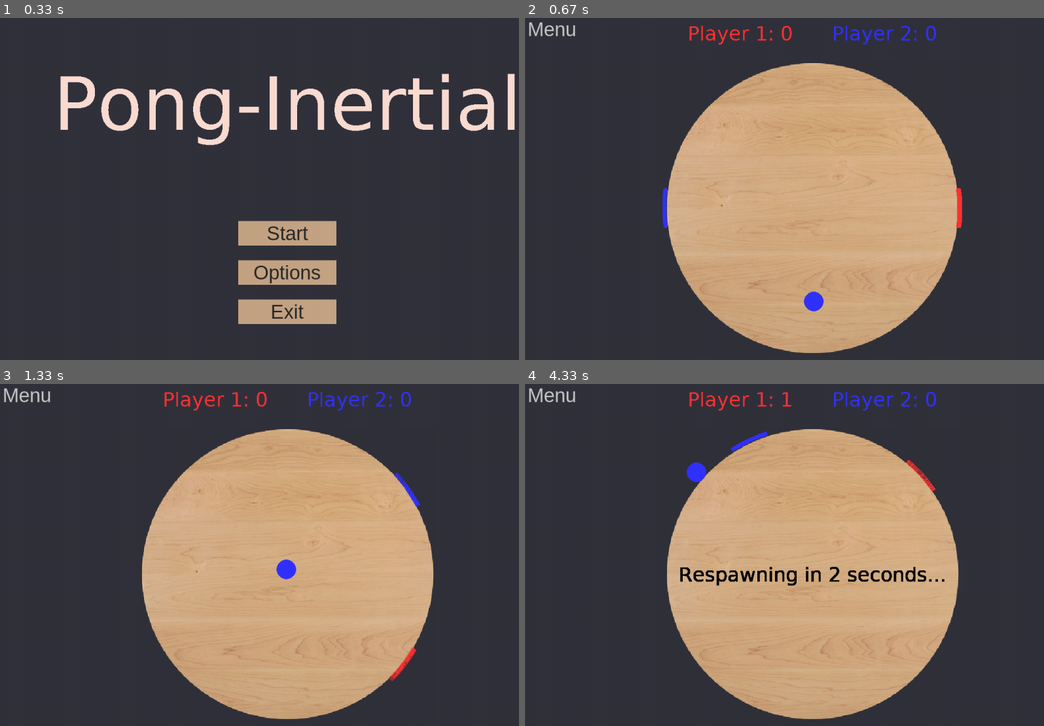
Above: before the commit, frames 1-4 (two rows, left to right).
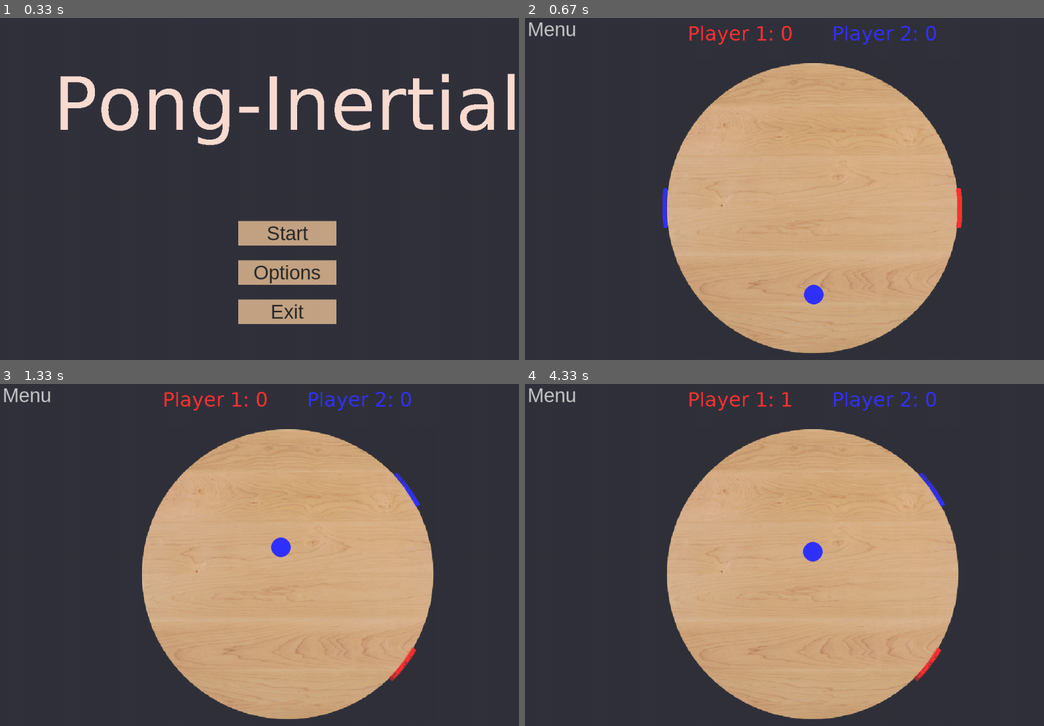
Above: after the commit, the same moments.

Repository: sandhyarottoo/phys-hackathon-2023
Game: pygame game, started from main.py
The game is run twice, just before and just after one commit, with the same random seed, the same clock (stepped at 60 frames per second) and the same inputs.
Inputs (mouse positions are in pixels of both pictures, inside the frame that each line leads up to):
- Up to frame 1 (0.33 s): no input
- Up to frame 2 (0.67 s): click (810, 233) at 0.38 s
- Up to frame 3 (1.33 s): hold Right 0.67-1.13 s; hold Right from 1.17 s (still down); hold D from 1.17 s (still down)
- Up to frame 4 (4.33 s): release Right at 1.63 s; release D at 1.63 s; hold Left 1.67-2.2 s; hold A 1.67-2.2 s; hold Left 2.23-2.63 s; hold A 2.23-2.63 s; hold Right 2.67-3.3 s; hold D 2.67-3.3 s; hold Left 3.33-3.8 s; hold A 3.33-3.8 s; hold Right 3.83-4.3 s; hold D 3.83-4.3 s

Frame 1 is identical in both runs. In frame 2, 0.2% of the frame differs, in the area x 53-58%, y 78-86%; in frame 3, 0.4%; in frame 4, 1.7%, in the area x 29-82%, y 13-87%.

Commit message:
respawns work better

Diff:
--- a/main.py
+++ b/main.py
@@ -39,7 +39,7 @@
 CIRCLE_COLOR = red
 W_PLATFORM = 0.0015 # number is in rad/s, returns deg/s
 ACC_PLATFORM = 0
-V_INITIAL = -300
+V_INITIAL = -350
 PLAYER_VELOCITY = 4
 PLAYER_ARC_ANGLE = np.pi / 12  # 90 degrees in radians
 MAX_SCORE = 10
@@ -542,6 +542,8 @@
     # making buttons
     menuButton = Button(20, 10, 100, 50, leave_game, "Menu", font, False)
 
+    text_time = 0
+    text = None
     # starting main loop
     running = True
     while running:
@@ -557,9 +559,6 @@
         # updates buttons
         menuButton.process()
 
-        circles.update(charges,player1,player2)
-        circles.draw(screen)
-
         charges.draw(screen)
 
         keys = pygame.key.get_pressed()
@@ -581,7 +580,6 @@
         if len(power_ups) != 0 and not power_ups.sprites()[0].hasBeenTaken:
             power_ups.draw(screen)
 
-        text_time = 0
         game_over = False
         current_time = pygame.time.get_ticks()
         if player1.score == MAX_SCORE:
@@ -597,11 +595,19 @@
         if circle.respawn:
             text_time = current_time + 2000
             text = pygame.font.SysFont('verdana', 40).render('Respawning in 2 seconds...', True, black)
-        while pygame.time.get_ticks() < text_time:
+            circle.respawn = False
+            circle.pos = pygame.Vector2(PLAYER_RADIUS/20,np.random.sample()*2*np.pi)
+            circle.vel = pygame.Vector2(100 + np.random.sample()*50,np.random.sample()*2)
+            circles.update(charges,player1,player2)
+        if pygame.time.get_ticks() - text_time < 0:
+            circles.draw(screen)
             screen.blit(text, text.get_rect(center = screen.get_rect().center))
-            circle.pos = pygame.Vector2(PLAYER_RADIUS/10,np.random.sample()*2*np.pi)
-            circle.vel = pygame.Vector2(50 + np.random.sample()*50,np.random.sample()*1)
-            pygame.display.update()
+            #pygame.display.update()
+
+        else:
+            circles.update(charges,player1,player2)
+            circles.draw(screen)
+
         if game_over:
             menu()
 
